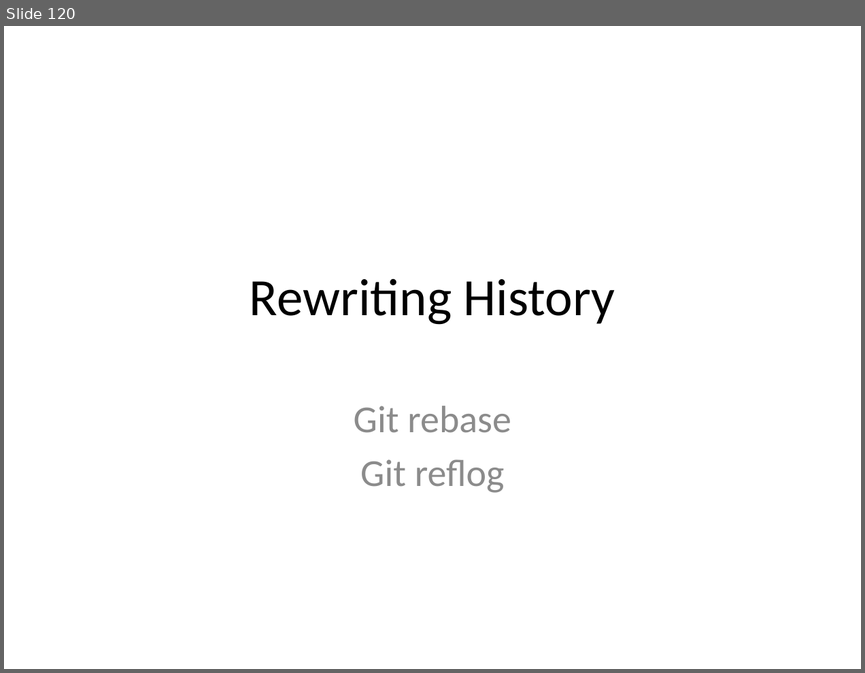
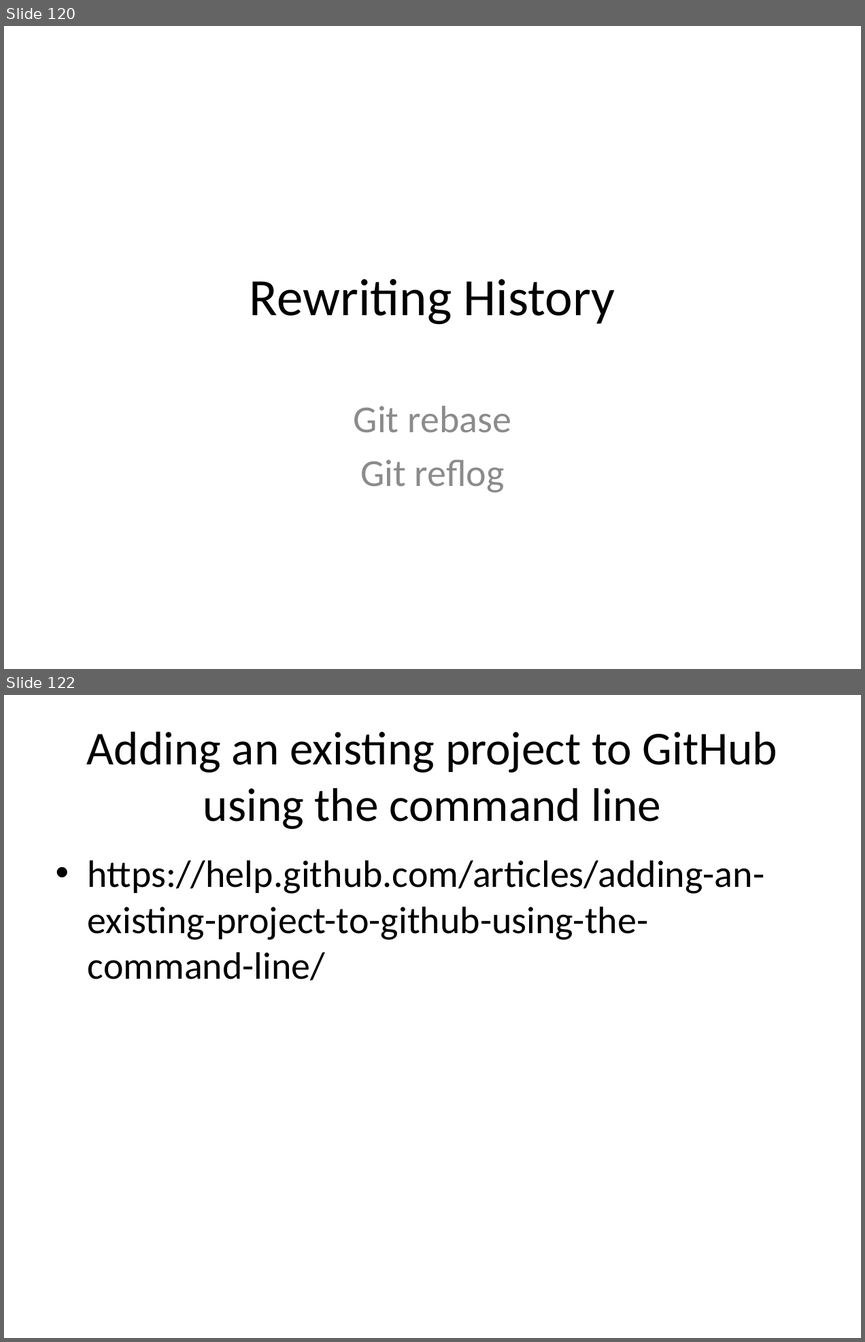
Before and after one commit to polsztyn/GitLearningStuff, a slide deck: Git.pptx. Shown one above the other, each under a label of ours: slide 120 before the commit, slides 120 and 122 after it; the slides between them are not shown. The pictures are 865x673 and 865x1342 pixels, drawn with LibreOffice and Linux fonts; fonts in the diff are those of the drawing. Boxes give left, top, right and bottom in pixels: in the first picture for what was removed or moved away, otherwise in the second. Text is boxed around its words. In the diff, an @@ line names an element or a change of style, - is before the commit and + after.

```diff
--- a/Git.pptx
+++ b/Git.pptx
@@ slide 122 added at [4,695,861,1338], background #FFFFFF @@
@@ title added at [87,732,778,829], 39.6 pt, text #000000 @@
+Adding an existing project to GitHub using the command line
@@ text added at [88,860,764,981], 32 pt, text #000000 @@
+• https://help.github.com/articles/adding-an-existing-project-to-github-using-the-command-line/
```
Also in this commit, not shown: 1 other slide added.
